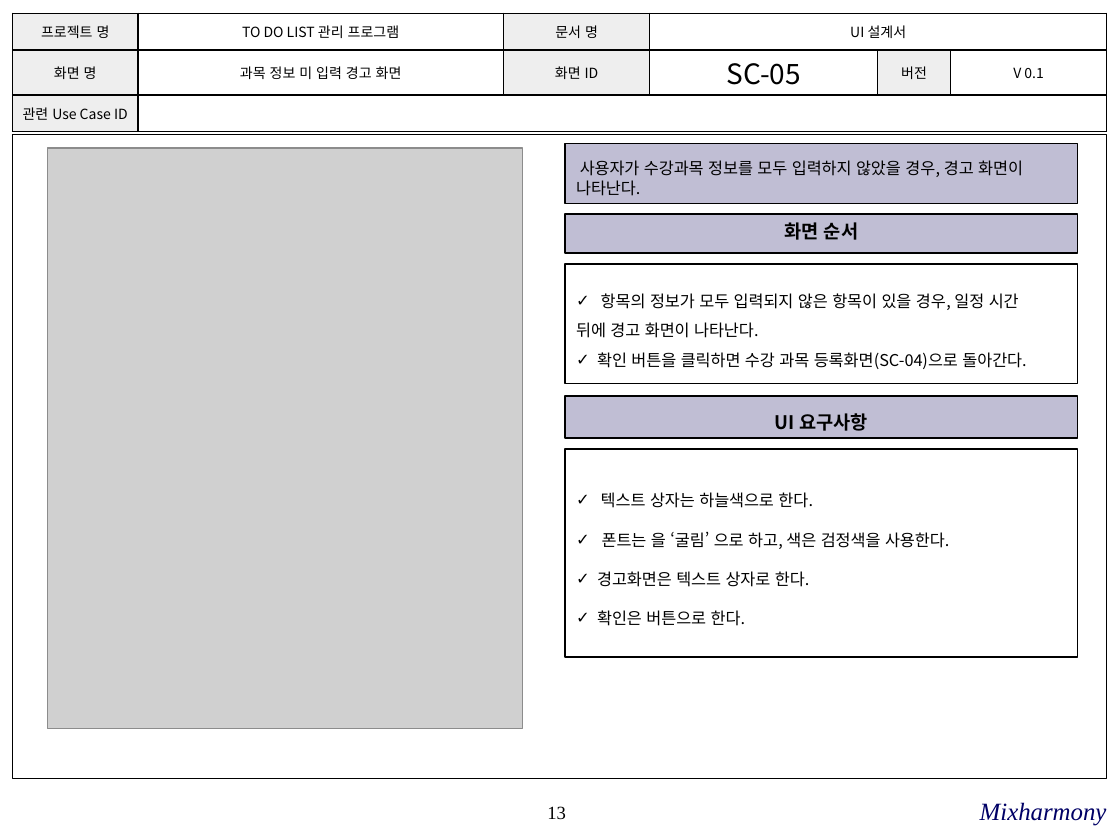
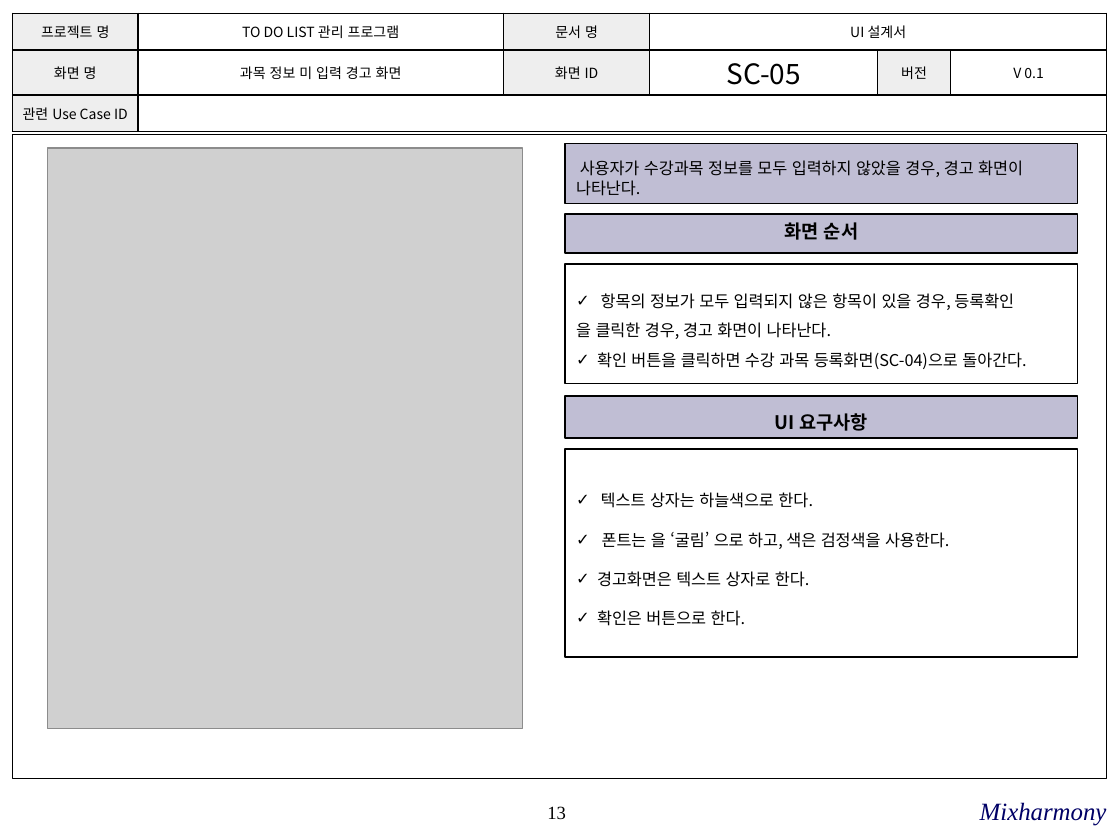
Before and after one commit to SE-admin/SE2017_2_mixharmony, a slide deck: slide 13 of doc/3_ 설계서/UI Design Template.pptx. Drawn at 1120x840 pixels with LibreOffice and Linux fonts; fonts in the diff are those of the drawing; grey boxes stand for pictures; background and template pictures are left out. Boxes give left, top, right and bottom in pixels: in the first picture for what was removed or moved away, otherwise in the second. Text is boxed around its words. In the diff, an @@ line names an element or a change of style, - is before the commit and + after.

```diff
--- a/doc/3_ 설계서/UI Design Template.pptx
+++ b/doc/3_ 설계서/UI Design Template.pptx
@@ text in rectangle at [576, 293, 1014, 339]: text changed @@
-✓ 항목의 정보가 모두 입력되지 않은 항목이 있을 경우, 일정 시간
-뒤에 경고 화면이 나타난다.
+✓ 항목의 정보가 모두 입력되지 않은 항목이 있을 경우, 등록확인
+을 클릭한 경우, 경고 화면이 나타난다.
```
Also in this commit, not shown: 6 other slides changed, 2 slides added.
